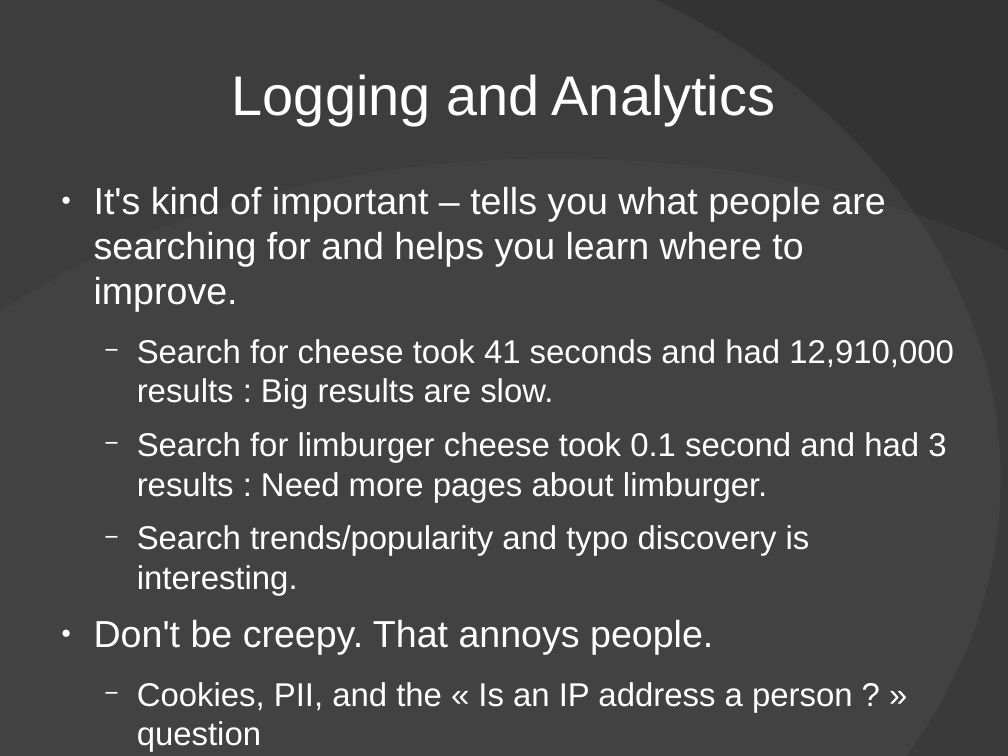
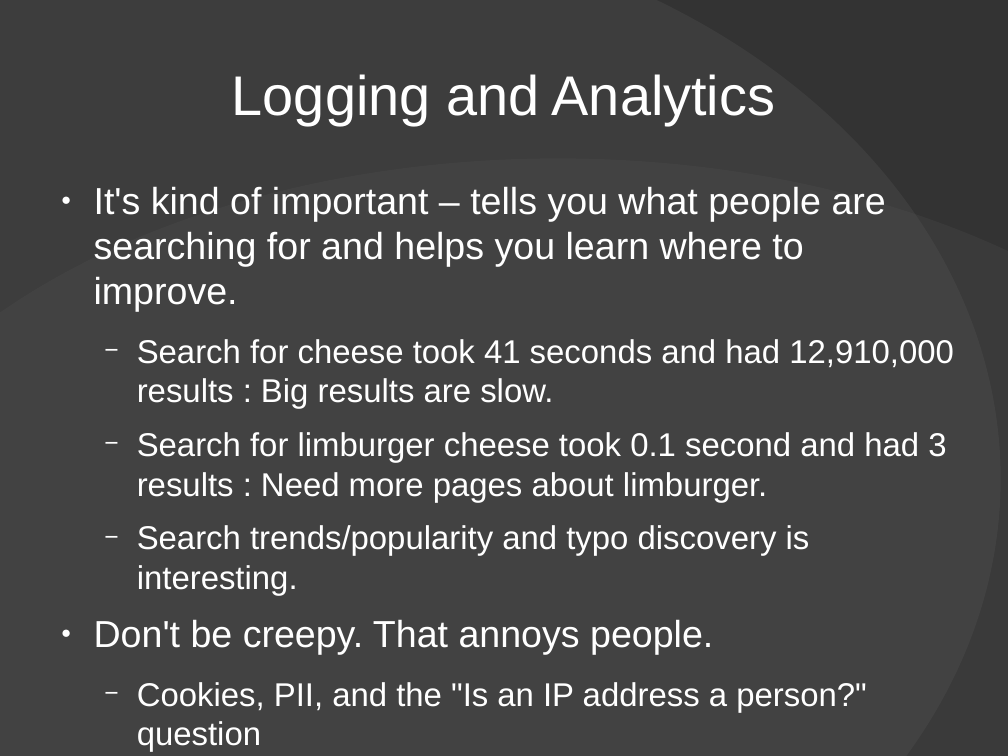
Before and after one commit to Xangis/python-webcrawling, a slide deck: slide 21 of PythonWebCrawlingPresentation.odp (slide 24 before the commit). Drawn at 1008x756 pixels with LibreOffice and Linux fonts; fonts in the diff are those of the drawing; background and template pictures are left out. Boxes give left, top, right and bottom in pixels: in the first picture for what was removed or moved away, otherwise in the second. Text is boxed around its words. In the diff, an @@ line names an element or a change of style, - is before the commit and + after.

```diff
--- a/PythonWebCrawlingPresentation.odp
+++ b/PythonWebCrawlingPresentation.odp
@@ text at bbox=[137, 682, 867, 752]: text changed @@
-  − Cookies, PII, and the « Is an IP address a person ? » question
+  − Cookies, PII, and the "Is an IP address a person?" question
```
Also in this commit, not shown: 16 other slides changed, 1 slide added, 4 slides removed, 1 other file.
